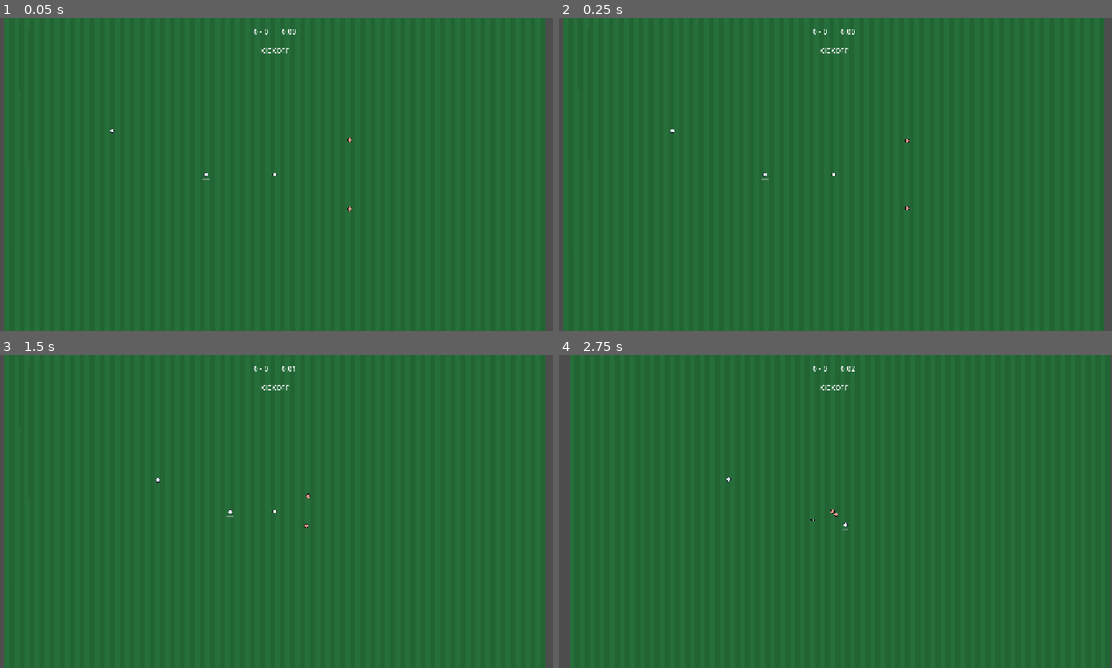
Above: before the commit, frames 1-4 (two rows, left to right).
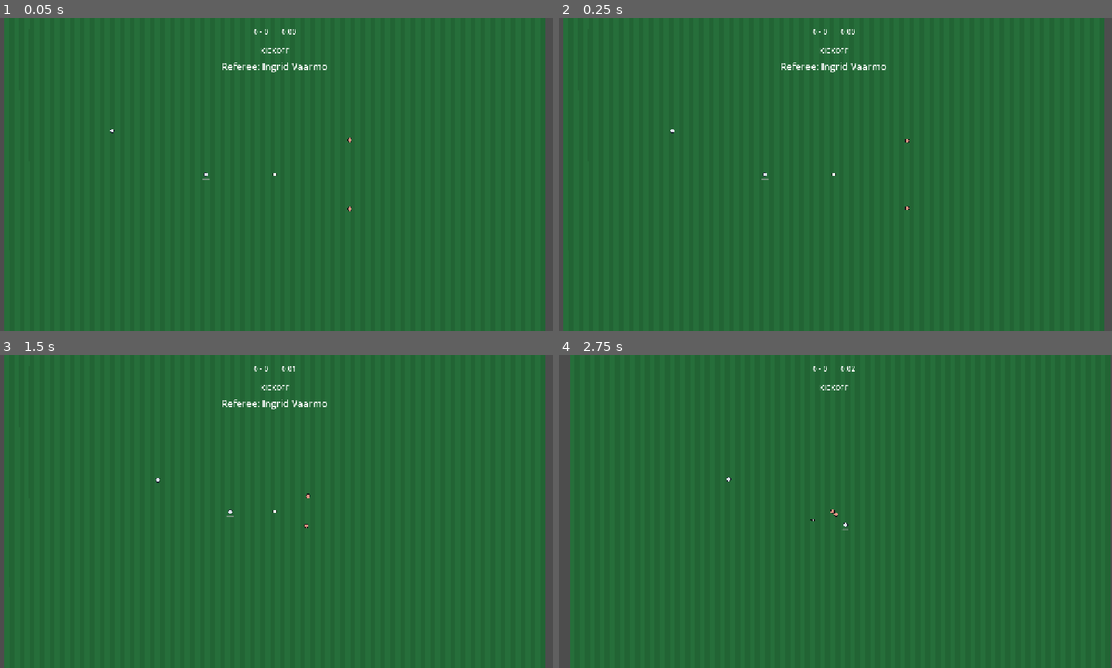
Above: after the commit, the same moments.

Repository: RidgeBridgeStudios/PowerFootball-2D
Game: Godot game, scene res://pitch/PitchScene.tscn
Same seed, same stepped clock (60 frames per second), same inputs: the game is played once before the commit and once after it.
Inputs:
- Up to frame 1 (0.05 s): no input
- Up to frame 2 (0.25 s): no input
- Up to frame 3 (1.5 s): hold D (move_right) 0.53-1.28 s; tap Space (action_kick) at 0.6 s; hold S (move_down) from 1.28 s (still down); tap F (action_lob) at 1.35 s
- Up to frame 4 (2.75 s): release S (move_down) at 2.03 s; hold D (move_right) from 2.03 s (still down); hold Shift (action_sprint) from 2.03 s (still down)

The runs differ from the first frame. In frame 1, 0.2% of the frame differs, in the area x 40-60%, y 14-18%; in frame 2, 0.2%; in frame 3, 0.2%; in frame 4, nothing differs.

Commit message:
Add dynamic referee system
Introduces RefereeData (personality + career stats resource), RefereeLoader
(autoload with a six-referee default pool, JSON persistence, weighted random
selection) and MatchReferee (per-match live decision brain).

MatchReferee intercepts GameEvents.foul_committed ahead of
SetPieceCoordinator, evaluates each foul against the referee's personality
and a live "match temperature" (score gap, elapsed time, foul count), then
either calls SetPieceCoordinator.handle_foul() or plays on. It never touches
GameManager.start_free_kick()/start_penalty() directly, preserving the
existing SetPieceCoordinator boundary. Stats are logged back to RefereeData
and persisted at full time.

PitchScene now binds a MatchReferee to a randomly assigned referee at
kickoff and no longer wires foul_committed straight to
SetPieceCoordinator.handle_foul() itself. HUD announces the assigned
referee's name on kickoff.

Diff:
--- a/autoloads/GameEvents.gd
+++ b/autoloads/GameEvents.gd
@@ -53,3 +53,10 @@
 signal ball_struck(player: Node, speed: float, charge_ratio: float)
 signal tackle_won(winner: Node, loser: Node)
 signal aerial_contested(player: Node, clean: bool)
+
+## --- Referee events ---------------------------------------------------------
+
+## Fired when the referee decides to award a foul. HUD and audio react to this.
+signal referee_awarded_foul(referee: Node, fouler: Node, victim: Node, position: Vector2)
+## Fired when the referee decides to play on after a foul_committed event.
+signal referee_played_on(referee: Node, fouler: Node, victim: Node, position: Vector2)
--- /dev/null
+++ b/autoloads/RefereeLoader.gd
@@ -0,0 +1,163 @@
+##
+## RefereeLoader (Autoload singleton)
+##
+## Owns the live referee pool. Loads custom referees from
+## user://custom_referees.json if the file exists, otherwise builds the six
+## built-in referees. PitchScene draws a referee from here at match start
+## rather than constructing a RefereeData itself, so a future referee editor
+## only has to change what is written to user://custom_referees.json.
+##
+## Depends on: RefereeData.
+## Exposes: referee_pool, get_referee(index), get_random_referee(), save_referees()
+##
+
+extends Node
+
+const CUSTOM_REFEREES_PATH: String = "user://custom_referees.json"
+
+var referee_pool: Array[RefereeData] = []
+
+
+func _ready() -> void:
+	_load_referees()
+
+
+func get_referee(index: int) -> RefereeData:
+	if index < 0 or index >= referee_pool.size():
+		push_warning("RefereeLoader.get_referee: index %d out of bounds." % index)
+		return null
+	return referee_pool[index]
+
+
+## Weighted random pick: referees with higher experience officiate more
+## matches, so they are proportionally more likely to be assigned.
+func get_random_referee() -> RefereeData:
+	if referee_pool.is_empty():
+		return RefereeData.make_default("Unnamed Referee", "Unknown")
+
+	var total_weight: float = 0.0
+	for ref: RefereeData in referee_pool:
+		total_weight += float(ref.experience)
+
+	var roll: float = randf() * total_weight
+	var cumulative: float = 0.0
+	for ref: RefereeData in referee_pool:
+		cumulative += float(ref.experience)
+		if roll <= cumulative:
+			return ref
+
+	return referee_pool[-1]
+
+
+## Writes the live referee pool (including career stats) to
+## user://custom_referees.json so progress survives between sessions.
+func save_referees() -> void:
+	var referees: Array = []
+	for ref: RefereeData in referee_pool:
+		referees.append({
+			"name": ref.referee_name,
+			"nationality": ref.nationality,
+			"experience": ref.experience,
+			"strictness": ref.strictness,
+			"consistency": ref.consistency,
+			"composure": ref.composure,
+			"unprofessionalism": ref.unprofessionalism,
+			"incoherence": ref.incoherence,
+			"reputation": ref.reputation,
+			"matches_officiated": ref.matches_officiated,
+			"fouls_awarded": ref.fouls_awarded,
+			"penalties_awarded": ref.penalties_awarded,
+			"red_cards_issued": ref.red_cards_issued,
+			"matchup_history": ref.matchup_history,
+		})
+
+	var file := FileAccess.open(CUSTOM_REFEREES_PATH, FileAccess.WRITE)
+	if file == null:
+		push_error("RefereeLoader: could not open %s for writing (%s)." % [CUSTOM_REFEREES_PATH, error_string(FileAccess.get_open_error())])
+		return
+	file.store_string(JSON.stringify({"referees": referees}, "\t"))
+
+
+func _load_referees() -> void:
+	if FileAccess.file_exists(CUSTOM_REFEREES_PATH):
+		if _parse_json_referees(CUSTOM_REFEREES_PATH):
+			return
+	_build_default_referees()
+
+
+## Parses a JSON referee file into `referee_pool`. Parses into a local var
+## first so a malformed file can never leave `referee_pool` half-overwritten.
+## Returns false on any error (and pushes an error naming the path) —
+## `_load_referees()` falls back to the built-in referee pool when this
+## returns false.
+func _parse_json_referees(path: String) -> bool:
+	var file := FileAccess.open(path, FileAccess.READ)
+	if file == null:
+		push_error("RefereeLoader: could not open %s (%s)." % [path, error_string(FileAccess.get_open_error())])
+		return false
+
+	var text: String = file.get_as_text()
+	var parsed: Variant = JSON.parse_string(text)
+	if typeof(parsed) != TYPE_DICTIONARY or not parsed.has("referees"):
+		push_error("RefereeLoader: %s is missing a \"referees\" key." % path)
+		return false
+
+	var pool: Array[RefereeData] = []
+	for referee_dict: Variant in parsed["referees"]:
+		if typeof(referee_dict) != TYPE_DICTIONARY:
+			push_error("RefereeLoader: malformed referee entry in %s." % path)
+			return false
+		pool.append(_referee_from_dict(referee_dict))
+
+	referee_pool = pool
+	return true
+
+
+func _referee_from_dict(referee_dict: Dictionary) -> RefereeData:
+	var data := RefereeData.make_default(
+		referee_dict.get("name", ""),
+		referee_dict.get("nationality", "")
+	)
+	data.experience = referee_dict.get("experience", data.experience)
+	data.strictness = referee_dict.get("strictness", data.strictness)
+	data.consistency = referee_dict.get("consistency", data.consistency)
+	data.composure = referee_dict.get("composure", data.composure)
+	data.unprofessionalism = referee_dict.get("unprofessionalism", data.unprofessionalism)
+	data.incoherence = referee_dict.get("incoherence", data.incoherence)
+	data.reputation = referee_dict.get("reputation", data.reputation)
+	data.matches_officiated = referee_dict.get("matches_officiated", data.matches_officiated)
+	data.fouls_awarded = referee_dict.get("fouls_awarded", data.fouls_awarded)
+	data.penalties_awarded = referee_dict.get("penalties_awarded", data.penalties_awarded)
+	data.red_cards_issued = referee_dict.get("red_cards_issued", data.red_cards_issued)
+	data.matchup_history = referee_dict.get("matchup_history", data.matchup_history)
+	return data
+
+
+## --- Built-in referee pool ------------------------------------------------------
+
+func _build_default_referees() -> void:
+	referee_pool = [
+		_referee("Domagoj Vrban", "Dalmatian", 34, 0.72, 0.80, 0.85, 0.05, 0.10, 0.88),
+		_referee("Kjetil Ørnseth", "Nordlandic", 11, 0.35, 0.40, 0.30, 0.20, 0.70, 0.42),
+		_referee("Tomás Errecarte", "Platense", 22, 0.55, 0.65, 0.60, 0.50, 0.30, 0.55),
+		_referee("Ingrid Vaarmo", "Nordlandic", 41, 0.90, 0.88, 0.92, 0.02, 0.05, 0.95),
+		_referee("Arjun Dharmaraj", "Subcontinental", 18, 0.48, 0.55, 0.70, 0.15, 0.45, 0.60),
+		_referee("Petru Bálint", "Carpathian", 9, 0.62, 0.30, 0.45, 0.35, 0.60, 0.38),
+	]
+
+
+## Shared constructor for the six built-in referees.
+func _referee(
+	referee_name: String, nationality: String, experience: int,
+	strictness: float, consistency: float, composure: float,
+	unprofessionalism: float, incoherence: float, reputation: float
+) -> RefereeData:
+	var data := RefereeData.make_default(referee_name, nationality)
+	data.experience = experience
+	data.strictness = strictness
+	data.consistency = consistency
+	data.composure = composure
+	data.unprofessionalism = unprofessionalism
+	data.incoherence = incoherence
+	data.reputation = reputation
+	return data
--- /dev/null
+++ b/entities/referee/MatchReferee.gd
@@ -0,0 +1,179 @@
+##
+## MatchReferee
+## The live referee brain for one match. Intercepts GameEvents.foul_committed,
+## evaluates whether to award the foul using RefereeData personality and match
+## context, then either calls set_piece_coordinator.handle_foul() or plays on.
+## Tracks per-match stats and writes them back to RefereeData via RefereeLoader
+## at FULL_TIME.
+## "Match temperature" rises with goal differential, elapsed time in STREAK
+## moods across both squads, and total fouls already awarded this match. A
+## high-temperature match shifts composure-weak referees toward leniency (they
+## let the game flow) or toward strictness (they lose the plot) depending on
+## their incoherence score.
+## Depends on: GameEvents, GameManager, RefereeData, SetPieceCoordinator.
+## Exposes: bind(), current_data, get_match_temperature()
+##
+
+class_name MatchReferee
+extends Node
+
+var current_data: RefereeData = null
+var _coordinator: SetPieceCoordinator = null
+var _matchup_key: String = ""
+
+## Rises over the match. Contributes to threshold drift for composure-weak refs.
+var _match_temperature: float = 0.0
+## Fouls awarded this match (for stats and temperature).
+var _fouls_this_match: int = 0
+var _penalties_this_match: int = 0
+## Which team the unprofessional referee secretly favours. Decided at bind().
+## -1 = neutral (when unprofessionalism < 0.15).
+var _favoured_team: int = -1
+## Per-match running foul threshold, starts at the base derived from strictness
+## and drifts during the match based on consistency + temperature.
+var _current_foul_threshold: float = 0.5
+## True once FULL_TIME stats have been logged (guard against double-write).
+var _stats_logged: bool = false
+
+
+func bind(data: RefereeData, coordinator: SetPieceCoordinator, team_a_name: String, team_b_name: String) -> void:
+	current_data = data
+	_coordinator = coordinator
+	_matchup_key = RefereeData.make_matchup_key(team_a_name, team_b_name)
+
+	_match_temperature = 0.0
+	_fouls_this_match = 0
+	_penalties_this_match = 0
+	_stats_logged = false
+	_favoured_team = -1
+
+	if current_data == null:
+		return
+
+	_current_foul_threshold = _base_threshold()
+	if current_data.unprofessionalism >= 0.15:
+		_favoured_team = randi() % 2
+
+	if not GameEvents.foul_committed.is_connected(_on_foul_committed):
+		GameEvents.foul_committed.connect(_on_foul_committed)
+	if not GameEvents.goal_scored.is_connected(_on_goal_scored):
+		GameEvents.goal_scored.connect(_on_goal_scored)
+	if not GameEvents.match_phase_changed.is_connected(_on_match_phase_changed):
+		GameEvents.match_phase_changed.connect(_on_match_phase_changed)
+
+
+func get_match_temperature() -> float:
+	return clampf(_match_temperature, 0.0, 1.0)
+
+
+func _base_threshold() -> float:
+	# Invert strictness: strict = low threshold = easy to award a foul.
+	return lerpf(0.80, 0.25, current_data.strictness)
+
+
+func _update_temperature() -> void:
+	var goal_diff_factor: float = absf(float(GameManager.score[0] - GameManager.score[1])) * 0.08
+	var time_factor: float = GameManager.match_time / GameManager.match_duration
+	var foul_factor: float = _fouls_this_match * 0.03
+	_match_temperature = clampf(goal_diff_factor + time_factor * 0.4 + foul_factor, 0.0, 1.0)
+
+
+func _drift_threshold() -> void:
+	var drift_range: float = lerpf(0.0, 0.20, 1.0 - current_data.consistency)
+	var drift: float = randf_range(-drift_range, drift_range)
+	# Composure-weak refs get pushed further by high temperature.
+	var temperature_push: float = _match_temperature * (1.0 - current_data.composure) * 0.15
+	# Incoherent refs may drift in either direction randomly under heat.
+	if current_data.incoherence > 0.5 and _match_temperature > 0.6:
+		drift += randf_range(-0.10, 0.10) * current_data.incoherence
+	_current_foul_threshold = clampf(_current_foul_threshold + drift + temperature_push, 0.10, 0.90)
+
+
+func _on_foul_committed(fouler: Node, victim: Node, foul_pos: Vector2) -> void:
+	if current_data == null or _coordinator == null:
+		# Not properly bound — fall through to the old, always-award behaviour
+		# rather than silently eating every foul for the rest of the match.
+		if _coordinator != null:
+			_coordinator.handle_foul(fouler as HeavyPlayerController, victim as HeavyPlayerController, foul_pos)
+		return
+	if GameManager.current_phase != GameManager.MatchPhase.IN_PLAY:
+		return
+
+	var fouler_player := fouler as HeavyPlayerController
+	var victim_player := victim as HeavyPlayerController
+
+	# Base: tackles always start at moderate severity.
+	var severity: float = 0.50
+
+	# Heavier attackers trampling lighter defenders raises severity.
+	if fouler_player != null and victim_player != null:
+		var mass_ratio: float = fouler_player.player_mass / maxf(victim_player.player_mass, 1.0)
+		severity += (mass_ratio - 1.0) * 0.12
+
+	# A fouling player in STREAK mood is more aggressive — raises severity.
+	var fouler_mood: MoodSystem = fouler_player.get_mood() if fouler_player != null else null
+	if fouler_mood != null and fouler_mood.current_tier == MoodSystem.Tier.STREAK:
+		severity += 0.08
+
+	severity = clampf(severity, 0.0, 1.0)
+
+	var bias: float = 0.0
+	if _favoured_team >= 0 and current_data.unprofessionalism > 0.0:
+		# If the fouler is on the favoured team, raise the threshold slightly
+		# (harder to get awarded). If the victim is on the favoured team,
+		# lower the threshold (easier to get awarded).
+		var favour_sign: float = 0.0
+		if fouler_player != null and fouler_player.team == _favoured_team:
+			favour_sign = 1.0
+		elif victim_player != null and victim_player.team == _favoured_team:
+			favour_sign = -1.0
+		bias = favour_sign * current_data.unprofessionalism * 0.25
+
+	var effective_threshold: float = clampf(_current_foul_threshold + bias, 0.10, 0.90)
+	var roll: float = randf()
+	var award_foul: bool = severity > effective_threshold or roll < (severity / (effective_threshold + 0.01))
+
+	# Incoherence override: an incoherent referee can randomly reverse their
+	# decision under high match temperature.
+	if current_data.incoherence > 0.4 and _match_temperature > 0.5:
+		var flip_chance: float = current_data.incoherence * _match_temperature * 0.30
+		if randf() < flip_chance:
+			award_foul = not award_foul
+
+	if award_foul:
+		_coordinator.handle_foul(fouler_player, victim_player, foul_pos)
+		_fouls_this_match += 1
+		if GameManager.current_phase == GameManager.MatchPhase.PENALTY_KICK:
+			_penalties_this_match += 1
+		_update_temperature()
+		_drift_threshold()
+		GameEvents.referee_awarded_foul.emit(self, fouler, victim, foul_pos)
+	else:
+		GameEvents.referee_played_on.emit(self, fouler, victim, foul_pos)
+
+
+func _on_goal_scored(_team: int) -> void:
+	_update_temperature()
+	_drift_threshold()
+
+
+func _on_match_phase_changed(phase: int) -> void:
+	if phase == GameManager.MatchPhase.FULL_TIME and not _stats_logged:
+		_log_stats()
+
+
+func _log_stats() -> void:
+	if current_data == null or _stats_logged:
+		return
+	_stats_logged = true
+
+	current_data.matches_officiated += 1
+	current_data.fouls_awarded += _fouls_this_match
+	current_data.penalties_awarded += _penalties_this_match
+
+	var matchup: Dictionary = current_data.get_or_create_matchup(_matchup_key)
+	matchup["matches"] = matchup.get("matches", 0) + 1
+	matchup["fouls_awarded"] = matchup.get("fouls_awarded", 0) + _fouls_this_match
+	matchup["penalties_awarded"] = matchup.get("penalties_awarded", 0) + _penalties_this_match
+
+	RefereeLoader.save_referees()
--- a/pitch/PitchScene.gd
+++ b/pitch/PitchScene.gd
@@ -17,7 +17,7 @@
 ##
 ## Depends on: GameManager, GameEvents, PitchBoundary, Pseudo3DBall,
 ##             HeavyPlayerController, PlayerBrain, SetPieceCoordinator,
-##             DataLoader, PlayerFactory.
+##             DataLoader, PlayerFactory, RefereeLoader, MatchReferee.
 ## Exposes: reset_for_kickoff(), shake_camera(amount)
 ##
 
@@ -40,6 +40,7 @@
 @onready var restart_timer: Timer = $RestartTimer
 @onready var hud: HUD = $HUD
 @onready var _set_piece_coordinator: SetPieceCoordinator = $SetPieceCoordinator
+@onready var match_referee: MatchReferee = $MatchReferee
 
 
 func _ready() -> void:
@@ -48,12 +49,17 @@
 	GameEvents.goal_scored.connect(_on_goal_scored)
 	GameEvents.match_ended.connect(_on_match_ended)
 	GameEvents.ball_out_of_bounds.connect(_on_ball_out_of_bounds)
-	GameEvents.foul_committed.connect(_on_foul_committed)
 	ball.ball_bounced.connect(_on_ball_bounced)
 	restart_timer.timeout.connect(_on_restart_timer_timeout)
 
 	_bind_players()
 	_set_piece_coordinator.bind(ball, boundary, players)
+
+	var team_a_name: String = DataLoader.get_team(GameManager.TEAM_A).team_name if DataLoader.league != null else "Team A"
+	var team_b_name: String = DataLoader.get_team(GameManager.TEAM_B).team_name if DataLoader.league != null else "Team B"
+	var ref_data: RefereeData = RefereeLoader.get_random_referee()
+	match_referee.bind(ref_data, _set_piece_coordinator, team_a_name, team_b_name)
+
 	reset_for_kickoff()
 	GameManager.start_match()
 	GameManager.restart_play()
@@ -187,15 +193,6 @@
 	_set_piece_coordinator.handle_out_of_bounds(side, ball.global_position, ball.last_touched_by)
 
 
-func _on_foul_committed(fouler: Node, victim: Node, pos: Vector2) -> void:
-	var fouler_player := fouler as HeavyPlayerController
-	var victim_player := victim as HeavyPlayerController
-	if fouler_player == null or victim_player == null:
-		return
-	ball.freeze()
-	_set_piece_coordinator.handle_foul(fouler_player, victim_player, pos)
-
-
 func _on_ball_bounced(impact_velocity: float) -> void:
 	# Only meaningful impacts shake the frame — a settling ball should not.
 	if impact_velocity > 200.0:
--- a/pitch/PitchScene.tscn
+++ b/pitch/PitchScene.tscn
@@ -8,6 +8,7 @@
 [ext_resource type="PackedScene" path="res://entities/player/HeavyPlayer.tscn" id="6_player"]
 [ext_resource type="PackedScene" path="res://ui/HUD.tscn" id="7_hud"]
 [ext_resource type="Script" path="res://pitch/SetPieceCoordinator.gd" id="8_set_piece"]
+[ext_resource type="Script" path="res://entities/referee/MatchReferee.gd" id="9_match_referee"]
 
 [sub_resource type="RectangleShape2D" id="RectangleShape2D_goal"]
 size = Vector2(48, 200)
@@ -81,4 +82,7 @@
 [node name="ConfirmationTimer" type="Timer" parent="SetPieceCoordinator"]
 one_shot = true
 
+[node name="MatchReferee" type="Node" parent="."]
+script = ExtResource("9_match_referee")
+
 [node name="HUD" parent="." instance=ExtResource("7_hud")]
--- a/project.godot
+++ b/project.godot
@@ -19,6 +19,7 @@
 GameEvents="*res://autoloads/GameEvents.gd"
 GameManager="*res://autoloads/GameManager.gd"
 DataLoader="*res://autoloads/DataLoader.gd"
+RefereeLoader="*res://autoloads/RefereeLoader.gd"
 InputHelper="*res://autoloads/InputHelper.gd"
 
 [display]
--- /dev/null
+++ b/shared/RefereeData.gd
@@ -0,0 +1,84 @@
+##
+## RefereeData
+##
+## Pure data container for one referee: identity, personality, and career stats.
+## Saveable as a .tres resource, same discipline as PlayerData — this never
+## touches a Node. MatchReferee reads the personality fields to make live
+## per-foul decisions during a match and writes career stats back at FULL_TIME;
+## the personality fields themselves are never mutated at runtime.
+##
+## Depends on: nothing.
+## Exposes: the fields below, get_fouls_per_match(), get_penalties_per_match(),
+##          get_or_create_matchup(key), make_matchup_key(a, b), make_default().
+##
+
+class_name RefereeData
+extends Resource
+
+## --- Identity ------------------------------------------------------------------
+
+@export var referee_name: String = ""
+@export var nationality: String = ""
+## 1–100. Higher = more years experience, but NOT correlated with quality.
+@export var experience: int = 50
+
+## --- Personality — independent 0..1 attributes, fixed for the referee's career -
+
+## 0 = lets almost everything go, 1 = whistles every brush of contact.
+@export_range(0.0, 1.0) var strictness: float = 0.5
+## 0 = wildly varies standards across the match, 1 = applies the same threshold every call.
+@export_range(0.0, 1.0) var consistency: float = 0.5
+## 0 = rattled by crowd/game intensity, affecting leniency, 1 = unaffected by match temperature.
+@export_range(0.0, 1.0) var composure: float = 0.5
+## 0 = fully impartial, 1 = will quietly favour one team (team is decided at match start).
+@export_range(0.0, 1.0) var unprofessionalism: float = 0.0
+## 0 = considers all factors before deciding, 1 = decides in the heat of the moment and gets it wrong more.
+@export_range(0.0, 1.0) var incoherence: float = 0.0
+## 0 = unknown, 1 = highly respected; affects how much teams "expect" favouritism from them.
+@export_range(0.0, 1.0) var reputation: float = 0.5
+
+## --- Career stats (persisted across matches) ------------------------------------
+
+## Total matches officiated.
+var matches_officiated: int = 0
+## Total fouls awarded lifetime.
+var fouls_awarded: int = 0
+## Total penalties awarded lifetime.
+var penalties_awarded: int = 0
+## Total red cards (future-proofing; not implemented yet but tracked).
+var red_cards_issued: int = 0
+## Per-matchup history: key is a matchup_key string ("TeamA|TeamB", sorted),
+## value is a Dictionary with keys: matches, fouls_awarded, penalties_awarded.
+var matchup_history: Dictionary = {}
+
+
+func get_fouls_per_match() -> float:
+	if matches_officiated == 0:
+		return 0.0
+	return float(fouls_awarded) / float(matches_officiated)
+
+
+func get_penalties_per_match() -> float:
+	if matches_officiated == 0:
+		return 0.0
+	return float(penalties_awarded) / float(matches_officiated)
+
+
+## Returns or creates the history entry for a given matchup key.
+func get_or_create_matchup(key: String) -> Dictionary:
+	if not matchup_history.has(key):
+		matchup_history[key] = {"matches": 0, "fouls_awarded": 0, "penalties_awarded": 0}
+	return matchup_history[key]
+
+
+static func make_matchup_key(team_a_name: String, team_b_name: String) -> String:
+	var names: Array[String] = [team_a_name, team_b_name]
+	names.sort()
+	return "%s|%s" % [names[0], names[1]]
+
+
+static func make_default(referee_name: String, nationality: String) -> RefereeData:
+	var r := RefereeData.new()
+	r.referee_name = referee_name
+	r.nationality = nationality
+	return r
--- a/ui/HUD.gd
+++ b/ui/HUD.gd
@@ -14,7 +14,8 @@
 ## the human is defending a free kick. The mood label shows only while the
 ## active player is in SLUMP or STREAK — silent during NORMAL.
 ##
-## Depends on: GameManager, GameEvents, HeavyPlayerController, MoodSystem.
+## Depends on: GameManager, GameEvents, HeavyPlayerController, MoodSystem,
+##             MatchReferee.
 ## Exposes: bind_active_player(player)
 ##
 
@@ -124,6 +125,19 @@
 	status_label.text = "KICKOFF"
 	# TODO: replace this with a short tween-out banner rather than clearing text
 	# on the next event.
+
+	# Show referee name briefly at match start.
+	var ref_node: MatchReferee = _find_referee()
+	if ref_node != null and ref_node.current_data != null:
+		_show_set_piece_banner("Referee: " + ref_node.current_data.referee_name)
+
+
+## PitchScene is the parent of the CanvasLayer parent — walk up two levels.
+func _find_referee() -> MatchReferee:
+	var scene: Node = get_parent()
+	if scene == null:
+		return null
+	return scene.get_node_or_null("MatchReferee") as MatchReferee
 
 
 func _on_match_ended(winner: int) -> void:
Not shown: 1 places in pitch/PitchScene.tscn that only renumber resources
